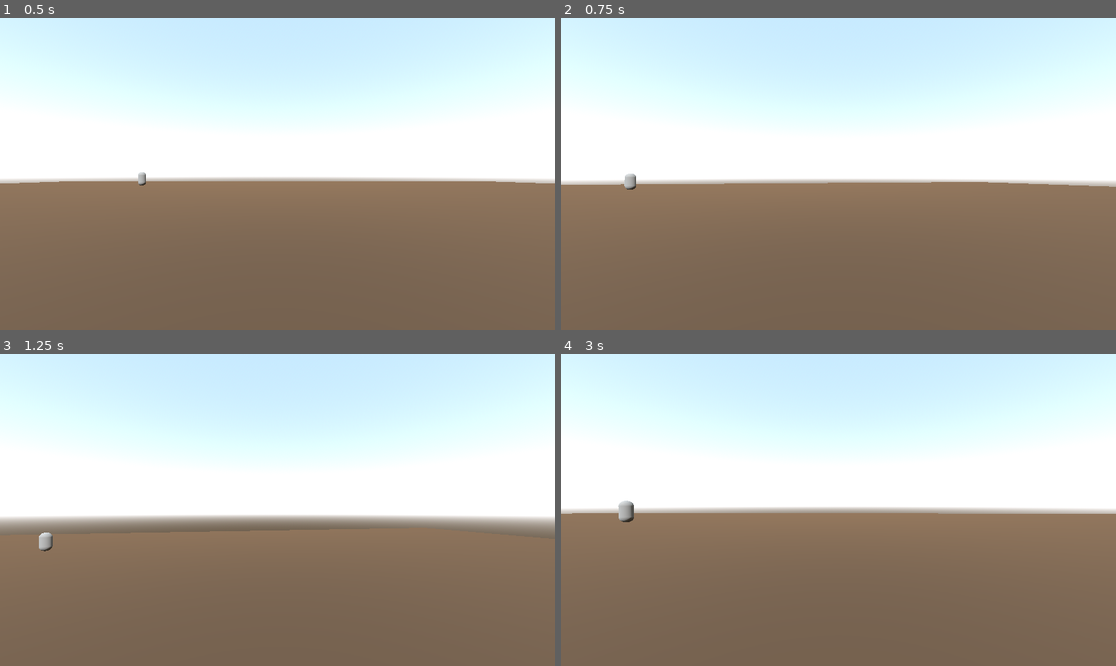
Above: before the commit, frames 1-4 (two rows, left to right).
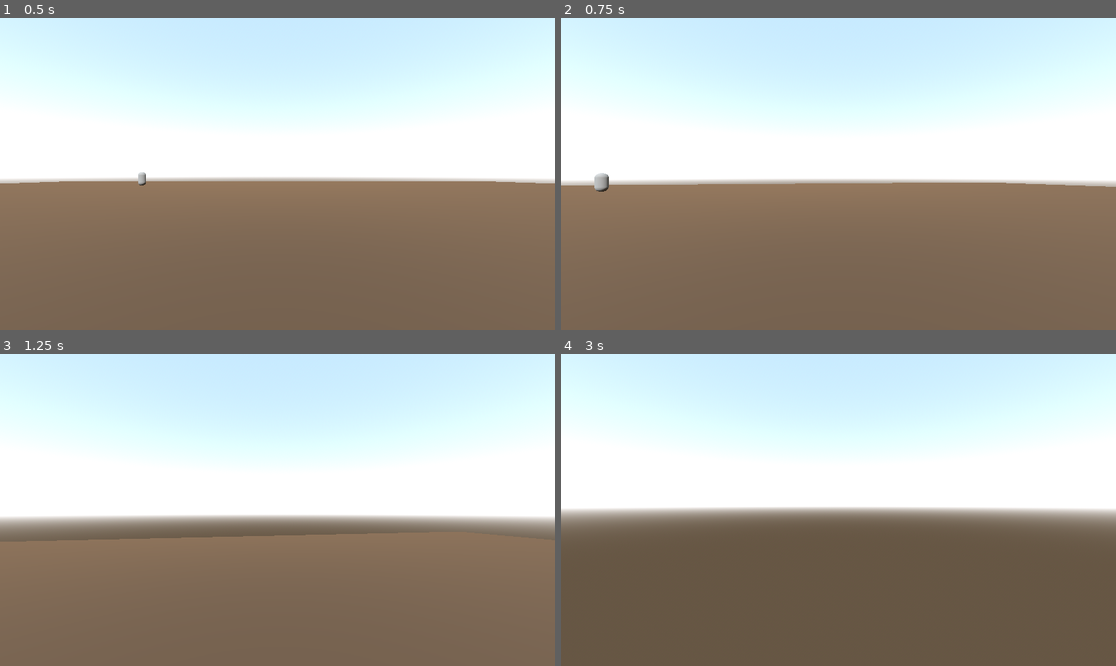
Above: after the commit, the same moments.

Repository: rgero/Game-Concepts
Game: Godot game, scene res://Scenes/Game.tscn
Same seed, same stepped clock (60 frames per second), same inputs: the game is played once before the commit and once after it.
Inputs (mouse positions are in pixels of both pictures, inside the frame that each line leads up to):
- Up to frame 1 (0.5 s): no input
- Up to frame 2 (0.75 s): move the mouse to (866, 174) at 0.52 s; hold W (move_forward) from 0.53 s (still down)
- Up to frame 3 (1.25 s): keep holding W (move_forward); tap Space (jump) at 0.77 s
- Up to frame 4 (3 s): keep holding W (move_forward); move the mouse to (810, 510) at 1.27 s; tap Space (jump) at 1.52 s; move the mouse to (849, 503) at 2.02 s; move the mouse to (832, 516) at 2.77 s

Frame 1 is identical in both runs. In frame 2, 0.3% of the frame differs, in the area x 0-99%, y 49-56%; in frame 3, 1.2%; in frame 4, 19%, in the area x 0-100%, y 46-86%.

Commit message:
Project 2 - Alerting other enemies complete

Diff:
--- a/enemy-alerting-others/Scenes/Enemy.tscn
+++ b/enemy-alerting-others/Scenes/Enemy.tscn
@@ -1,8 +1,8 @@
 [gd_scene load_steps=9 format=3 uid="uid://61o26jfqpemg"]
 
-[ext_resource type="Script" uid="uid://d4lprgwyghf21" path="res://Scripts/DetectionRadius.gd" id="1_m1htj"]
 [ext_resource type="Script" uid="uid://jclmp3jxilvv" path="res://Scripts/EnemyStatus.gd" id="1_xeo28"]
 [ext_resource type="Script" uid="uid://cmgl6ttockwxh" path="res://Scripts/PlayerDetector.gd" id="2_wovta"]
+[ext_resource type="Script" uid="uid://id6nn3jcc7ty" path="res://Scripts/RadiusManager.gd" id="2_xeo28"]
 
 [sub_resource type="CapsuleMesh" id="CapsuleMesh_7fd37"]
 
@@ -14,7 +14,7 @@
 
 [sub_resource type="SphereShape3D" id="SphereShape3D_kpr8r"]
 
-[node name="Enemy" type="CharacterBody3D" node_paths=PackedStringArray("bodyMesh")]
+[node name="Enemy" type="CharacterBody3D" node_paths=PackedStringArray("bodyMesh") groups=["Enemy"]]
 script = ExtResource("1_xeo28")
 awareColor = Color(1, 1, 0, 1)
 alertedColor = Color(0.990405, 0.0856147, 1.15514e-06, 1)
@@ -30,17 +30,25 @@
 transform = Transform3D(1, 0, 0, 0, 1, 0, 0, 0, 1, 0, 1, 0)
 shape = SubResource("CapsuleShape3D_7fd37")
 
-[node name="Detection Radius" type="Area3D" parent="."]
+[node name="Radius Manager" type="Node3D" parent="."]
+script = ExtResource("2_xeo28")
+detectionRadius = 10.0
+alertRadius = 30.0
+
+[node name="Detection Radius" type="Area3D" parent="Radius Manager"]
 transform = Transform3D(1, 0, 0, 0, 1, 0, 0, 0, 1, 0, 1, 0)
 collision_mask = 255
-script = ExtResource("1_m1htj")
-aggressionRadius = 10.0
 
-[node name="DetectionShape" type="CollisionShape3D" parent="Detection Radius"]
+[node name="Detection Shape" type="CollisionShape3D" parent="Radius Manager/Detection Radius"]
 shape = SubResource("SphereShape3D_7fd37")
 script = ExtResource("2_wovta")
 
-[node name="Alert Radius" type="Area3D" parent="."]
+[node name="Alert Radius" type="Area3D" parent="Radius Manager"]
 
-[node name="CollisionShape3D" type="CollisionShape3D" parent="Alert Radius"]
+[node name="Alert Shape" type="CollisionShape3D" parent="Radius Manager/Alert Radius"]
 shape = SubResource("SphereShape3D_kpr8r")
+
+[node name="WarningTimer" type="Timer" parent="."]
+wait_time = 3.0
+
+[connection signal="body_entered" from="Radius Manager/Alert Radius" to="." method="_on_alert_radius_body_entered"]
--- a/enemy-alerting-others/Scenes/Game.tscn
+++ b/enemy-alerting-others/Scenes/Game.tscn
@@ -60,6 +60,9 @@
 [node name="Enemy" parent="." instance=ExtResource("2_gl6un")]
 transform = Transform3D(1, 0, 0, 0, 1, 0, 0, 0, 1, -20, 0, 0)
 
+[node name="Enemy3" parent="." instance=ExtResource("2_gl6un")]
+transform = Transform3D(1, 0, 0, 0, 1, 0, 0, 0, 1, -20, 0, 8.20652)
+
 [node name="Enemy2" parent="." instance=ExtResource("2_gl6un")]
 transform = Transform3D(1, 0, 0, 0, 1, 0, 0, 0, 1, -20, 0, -30)
 
--- a/enemy-alerting-others/Scripts/DetectionRadius.gd
+++ /dev/null
@@ -1,9 +0,0 @@
-extends Area3D
-
-@export var aggressionRadius: float = 3.0
-@onready var detectionShape = $DetectionShape
-
-# Called when the node enters the scene tree for the first time.
-func _ready() -> void:
-	var detectionSphere := detectionShape.shape as SphereShape3D
-	detectionSphere.radius = aggressionRadius
--- a/enemy-alerting-others/Scripts/EnemyStatus.gd
+++ b/enemy-alerting-others/Scripts/EnemyStatus.gd
@@ -1,13 +1,15 @@
 extends CharacterBody3D
 
-var currentStatus = GlobalStatus.EnemyStatus.IDLE
+@onready var warningTimer: Timer = $WarningTimer
 
 var meshMaterial: StandardMaterial3D
 @export var awareColor: Color
 @export var alertedColor: Color
 @export var sleepingColor: Color
+@export var bodyMesh: MeshInstance3D
 
-@export var bodyMesh: MeshInstance3D
+var currentStatus = GlobalStatus.EnemyStatus.IDLE
+var nearbyBodies: Array = []
 
 func _ready() -> void:
 	var mat := bodyMesh.get_active_material(0) as StandardMaterial3D
@@ -15,22 +17,47 @@
 	meshMaterial = mat.duplicate(true) as StandardMaterial3D
 	bodyMesh.set_surface_override_material(0, meshMaterial)
 
-	# By Default make it sleep
 	meshMaterial.albedo_color = sleepingColor
 
+	warningTimer.connect("timeout", Callable(self, "_OnWarnedTimeout"))
+
 func UpdateColor(status: GlobalStatus.EnemyStatus) -> void:
-	if currentStatus == status:
-		return;
+	var needsRefresh = status == GlobalStatus.EnemyStatus.WARNED and currentStatus == GlobalStatus.EnemyStatus.WARNED
+	if currentStatus == status and not needsRefresh:
+		return
 
+	currentStatus = status
 	var targetColor: Color
-	if status == GlobalStatus.EnemyStatus.ALERT:
-		currentStatus = GlobalStatus.EnemyStatus.ALERT
-		targetColor = alertedColor
-	elif status == GlobalStatus.EnemyStatus.WARNED:
-		currentStatus = GlobalStatus.EnemyStatus.WARNED
-		targetColor = awareColor
-	else:
-		currentStatus = GlobalStatus.EnemyStatus.IDLE
-		targetColor = sleepingColor
+
+	match status:
+		GlobalStatus.EnemyStatus.ALERT:
+			targetColor = alertedColor
+			AlertNearby()
+			if warningTimer.is_stopped() == false:
+				warningTimer.stop()
+		GlobalStatus.EnemyStatus.WARNED:
+			targetColor = awareColor
+			warningTimer.start() # restart the timer on every warn
+		GlobalStatus.EnemyStatus.IDLE:
+			targetColor = sleepingColor
+			if warningTimer.is_stopped() == false:
+				warningTimer.stop()
+
 	meshMaterial.albedo_color = targetColor
-	print("Color Updated")
+
+func Warn() -> void:
+	if currentStatus != GlobalStatus.EnemyStatus.ALERT:
+		UpdateColor(GlobalStatus.EnemyStatus.WARNED)
+
+func AlertNearby() -> void:
+	for body in nearbyBodies:
+		if body.has_method("Warn"):
+			body.Warn()
+
+func _on_alert_radius_body_entered(body: Node3D) -> void:
+	if body.is_in_group("Enemy") and body != self:
+		nearbyBodies.append(body)
+
+func _OnWarnedTimeout() -> void:
+	if currentStatus == GlobalStatus.EnemyStatus.WARNED:
+		UpdateColor(GlobalStatus.EnemyStatus.IDLE)
--- a/enemy-alerting-others/Scripts/PlayerDetector.gd
+++ b/enemy-alerting-others/Scripts/PlayerDetector.gd
@@ -1,44 +1,34 @@
 extends CollisionShape3D
 
 @onready var parentArea := $".."
-@onready var enemyNode: CharacterBody3D = $"../.."
+@onready var enemyNode: CharacterBody3D = $"../../.."
 
 var spaceState: PhysicsDirectSpaceState3D
-var wasWarned: bool
 
 func _ready() -> void:
 	spaceState = get_world_3d().get_direct_space_state()
-	assert(spaceState != null, "Space State is fucked")
+	assert(spaceState != null, "Space State is null")
 
 func _physics_process(delta: float) -> void:
-	var playerAround: bool = ProcessBodyTracking()
-	if playerAround:
+	if CanSeePlayer():
 		enemyNode.UpdateColor(GlobalStatus.EnemyStatus.ALERT)
-	elif wasWarned:
-		enemyNode.UpdateColor(GlobalStatus.EnemyStatus.WARNED)
-	elif !playerAround and !wasWarned:
+	elif enemyNode.currentStatus != GlobalStatus.EnemyStatus.WARNED:
 		enemyNode.UpdateColor(GlobalStatus.EnemyStatus.IDLE)
 
-func ProcessBodyTracking() -> bool:
+# Detect if a player is visible
+func CanSeePlayer() -> bool:
 	for body in parentArea.get_overlapping_bodies():
 		if "Player" not in body.get_groups():
 			continue
-		# Raycast to see if we can actually see the player.
-		var playerPos := (body as Node3D).global_transform.origin
 
-		# This has changed in Godot 4.
+		var playerPos = (body as Node3D).global_transform.origin
+
 		var params = PhysicsRayQueryParameters3D.new()
 		params.from = global_transform.origin
 		params.to = playerPos
 		var raycastResult = spaceState.intersect_ray(params)
 
-		# Check to see if it's the player.
-		if raycastResult:
-			var hitObject = raycastResult["collider"]
-			if !hitObject.is_in_group("Player"):
-				continue
+		if raycastResult and raycastResult["collider"].is_in_group("Player"):
+			return true
 
-		return true
-
-	# No bodies found
 	return false
--- a/enemy-alerting-others/Scripts/PlayerMovement.gd
+++ b/enemy-alerting-others/Scripts/PlayerMovement.gd
@@ -1,6 +1,6 @@
 extends CharacterBody3D
 
-@export var speed: float = 5.0
+@export var speed: float = 20.0
 @export var jump_force: float = 10.0
 @export var gravity: float = 20.0
 @export var mouse_sensitivity: float = 0.003
--- /dev/null
+++ b/enemy-alerting-others/Scripts/RadiusManager.gd
@@ -0,0 +1,15 @@
+extends Node3D
+
+@onready var alertShape: CollisionShape3D = $"Alert Radius/Alert Shape"
+@onready var detectionShape: CollisionShape3D = $"Detection Radius/Detection Shape"
+
+@export var detectionRadius := 3.0
+@export var alertRadius := 10.0
+
+# Called when the node enters the scene tree for the first time.
+func _ready() -> void:
+	var detectionSphere := detectionShape.shape as SphereShape3D
+	detectionSphere.radius = detectionRadius
+
+	var alertSphere := alertShape.shape as SphereShape3D
+	alertSphere.radius = alertRadius
--- a/enemy-alerting-others/project.godot
+++ b/enemy-alerting-others/project.godot
@@ -26,6 +26,7 @@
 [global_group]
 
 Player=""
+Enemy=""
 
 [input]
 
Not shown, removed: enemy-alerting-others/Scripts/DetectionRadius.gd.uid
Not shown, added: enemy-alerting-others/Scripts/RadiusManager.gd.uid
